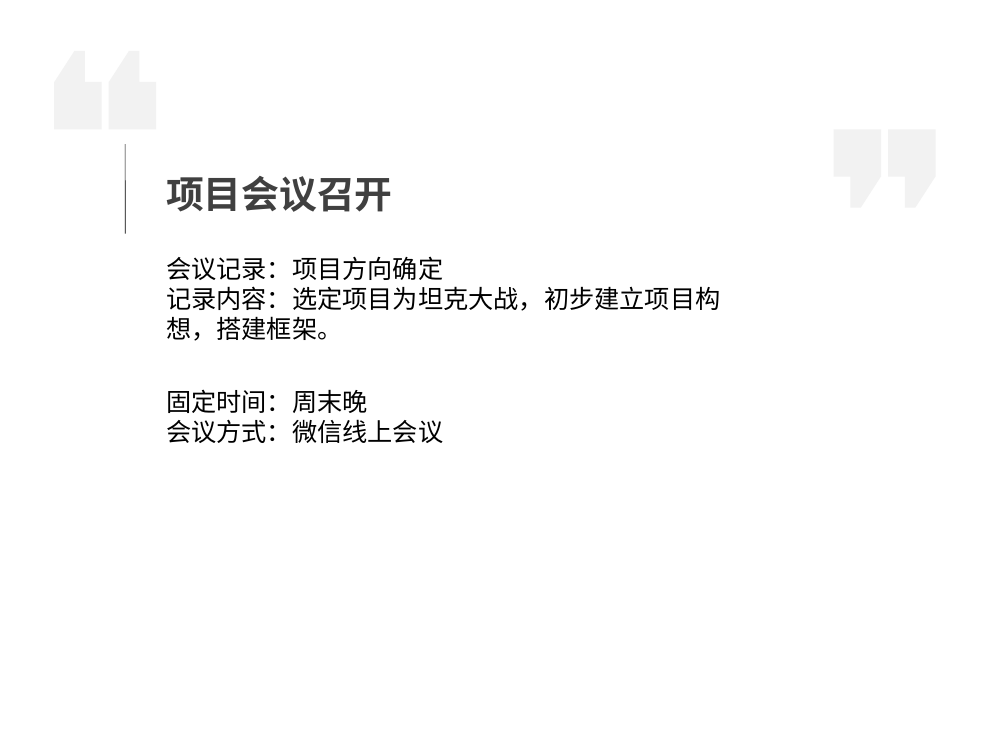
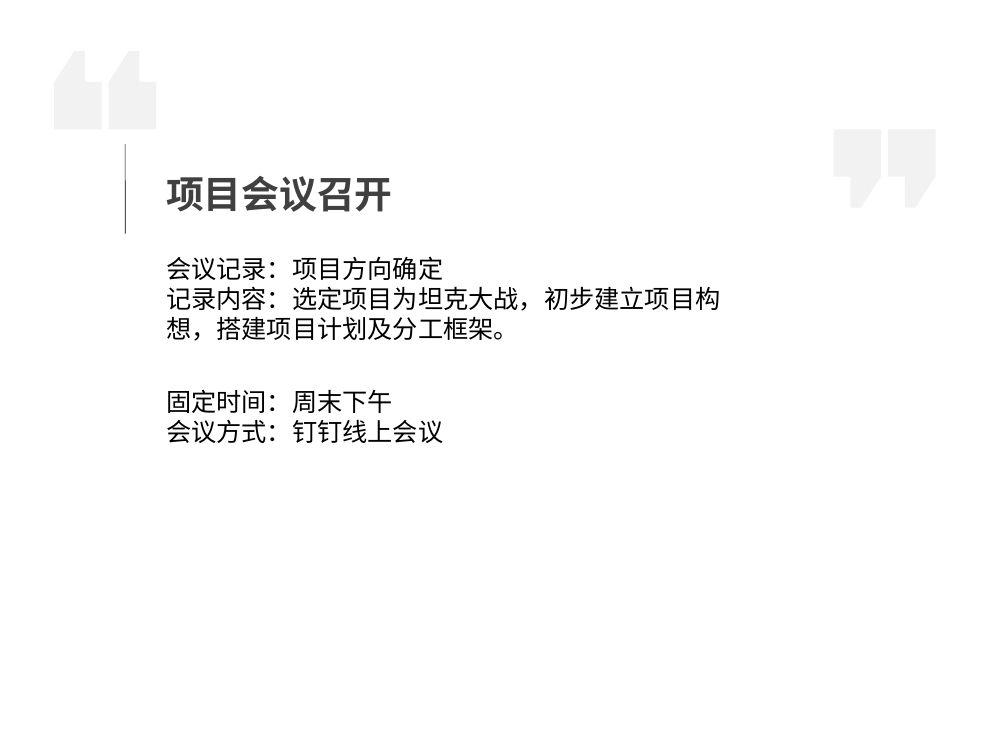
Before and after one commit to agukl/tankWar, a slide deck: slide 11 of 坦克大战.ppt (slide 9 before the commit). Drawn at 1008x756 pixels with LibreOffice and Linux fonts; fonts in the diff are those of the drawing. Boxes give left, top, right and bottom in pixels: in the first picture for what was removed or moved away, otherwise in the second. Text is boxed around its words. In the diff, an @@ line names an element or a change of style, - is before the commit and + after.

```diff
--- a/坦克大战.ppt
+++ b/坦克大战.ppt
@@ text at bbox=[166, 286, 720, 341]: text changed @@
-记录内容：选定项目为坦克大战，初步建立项目构想，搭建框架。
+记录内容：选定项目为坦克大战，初步建立项目构想，搭建项目计划及分工框架。
@@ text at bbox=[166, 389, 443, 443]: text changed @@
-固定时间：周末晚
-会议方式：微信线上会议
+固定时间：周末下午
+会议方式：钉钉线上会议
```
Also in this commit, not shown: 9 other slides changed, 3 slides added, 2 other files.
